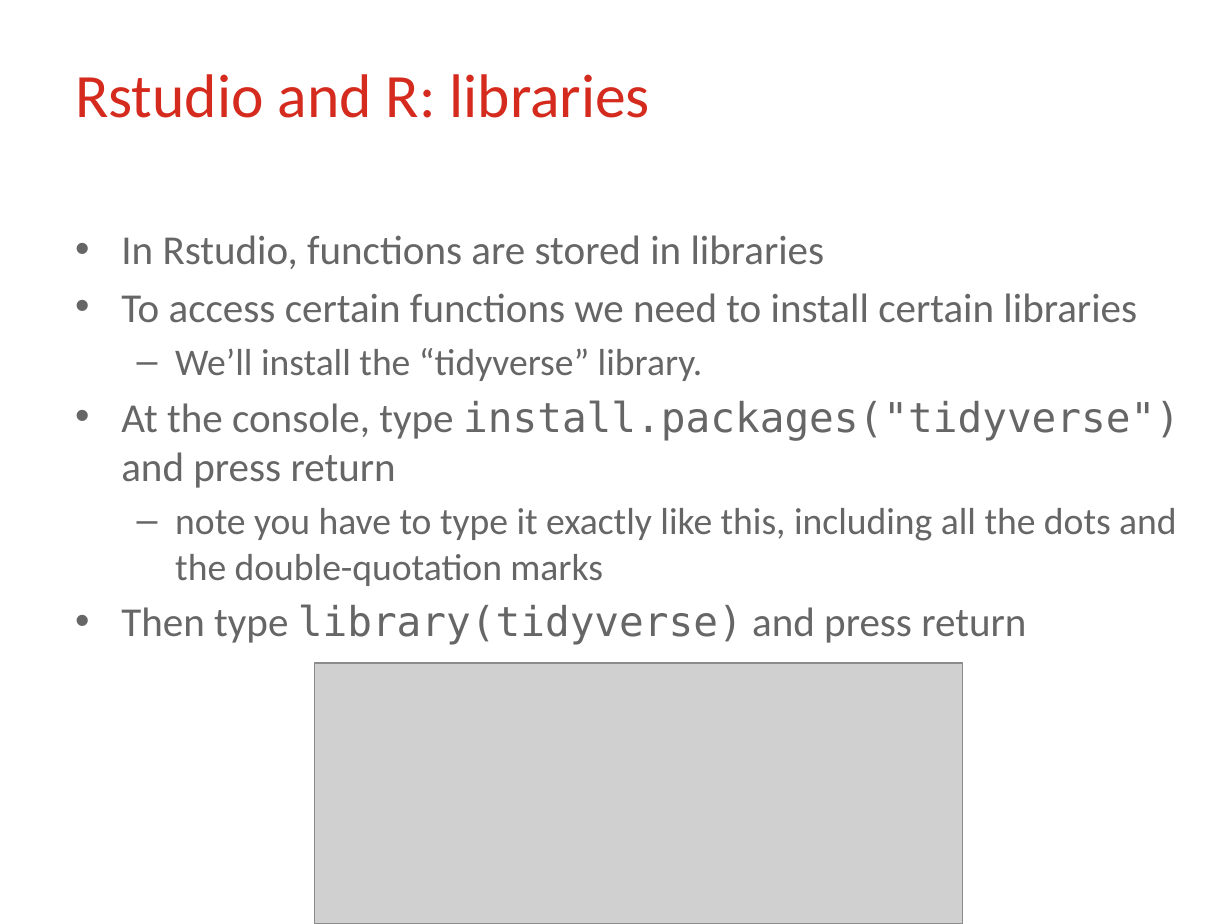
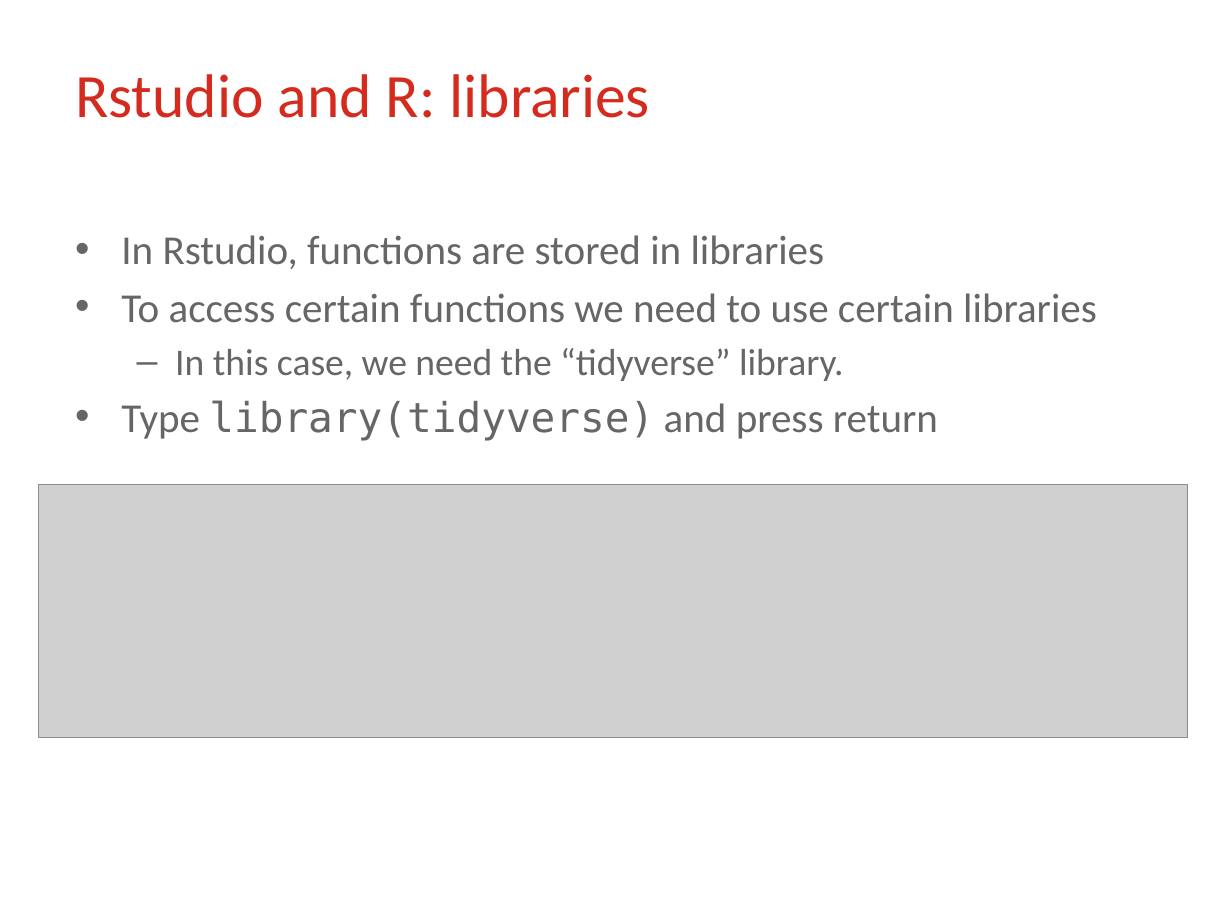
Before and after one commit to lu-psy-r/MSc, a slide deck: slide 9 of PSYC411/part1/ppt/wk2/PSYC411 Lecture week2 part3 handout.pptx. Drawn at 1232x924 pixels with LibreOffice and Linux fonts; fonts in the diff are those of the drawing; grey boxes stand for pictures; background and template pictures are left out. Boxes give left, top, right and bottom in pixels: in the first picture for what was removed or moved away, otherwise in the second. Text is boxed around its words. In the diff, an @@ line names an element or a change of style, - is before the commit and + after.

```diff
--- a/PSYC411/part1/ppt/wk2/PSYC411 Lecture week2 part3 handout.pptx
+++ b/PSYC411/part1/ppt/wk2/PSYC411 Lecture week2 part3 handout.pptx
@@ text at <box>121,293,1097,441</box>: text changed @@
-• To access certain functions we need to install certain libraries
-  – We’ll install the “tidyverse” library.
-• At the console, type install.packages("tidyverse") and press return
-  – note you have to type it exactly like this, including all the dots and the double-quotation marks
-• Then type library(tidyverse) and press return
+• To access certain functions we need to use certain libraries
+  – In this case, we need the “tidyverse” library.
+• Type library(tidyverse) and press return
@@ picture: place and size @@
-picture at <box>314,663,962,924</box>
+picture at <box>38,484,1186,737</box>
```
Also in this commit, not shown: 5 other slides changed, 7 other files.
